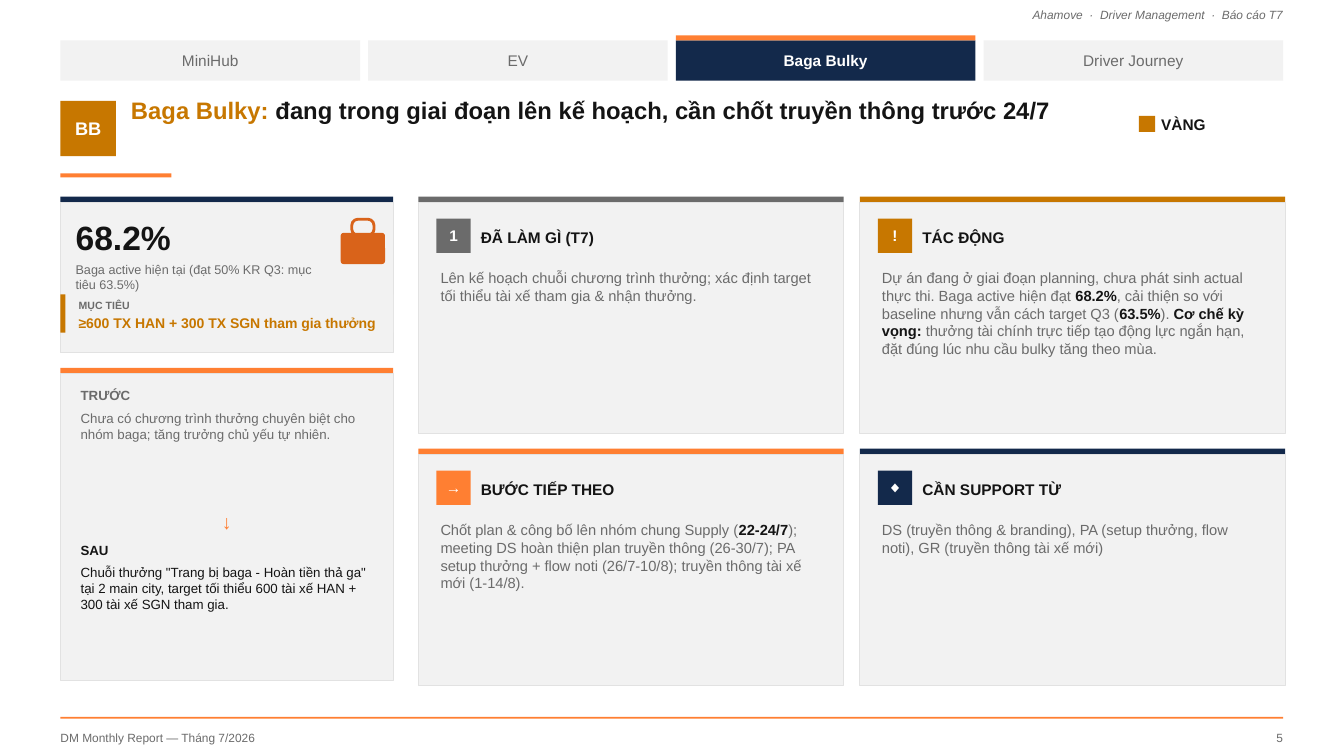
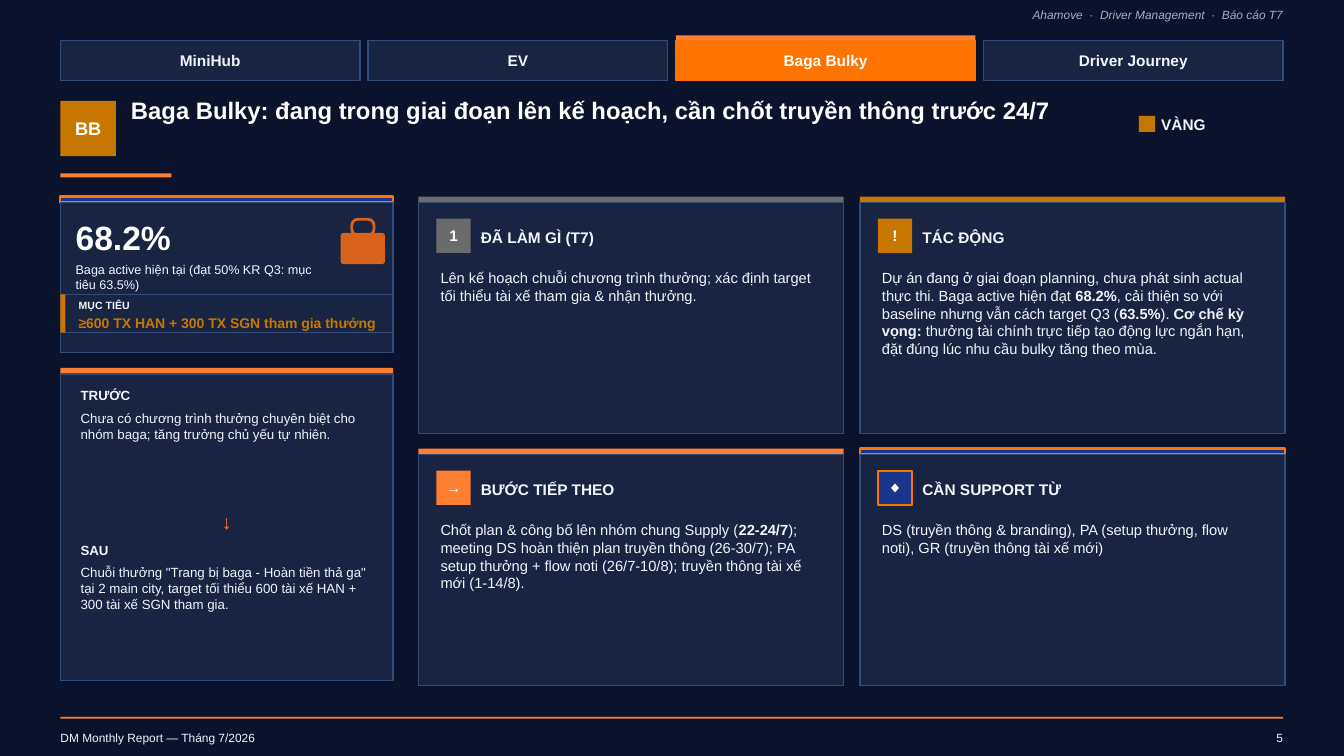
Before and after one commit to Khanhsnef/pulucowork, a slide deck: slide 6 of Data sources/BaoCao_ThangDM_T7_Core_v7_1.pptx. Drawn at 1344x756 pixels with LibreOffice and Linux fonts; fonts in the diff are those of the drawing. Boxes give left, top, right and bottom in pixels: in the first picture for what was removed or moved away, otherwise in the second. Text is boxed around its words. In the diff, an @@ line names an element or a change of style, - is before the commit and + after.

```diff
--- a/Data sources/BaoCao_ThangDM_T7_Core_v7_1.pptx
+++ b/Data sources/BaoCao_ThangDM_T7_Core_v7_1.pptx
@@ background #FFFFFF to #0B132C @@
@@ text "Ahamove · Driver Management · ..." at bbox=[1033, 10, 1283, 22]: text colour #6B6B6B to #A0AEC0 @@
@@ rectangle at bbox=[677, 40, 976, 81]: fill #13294B to #FF7300; outline none to #FF7300 1 pt @@
@@ text colour #6B6B6B to #F1F5F9, bold on in 3 elements at bbox=[180, 55, 241, 66], bbox=[508, 55, 529, 66], bbox=[1079, 55, 1188, 69] @@
@@ text "Baga Bulky: đang trong giai ..." at bbox=[131, 100, 1049, 124]: text colour #C77700 to #FFFFFF in "Baga Bulky:"; text colour #141414 to #FFFFFF in "đang trong giai đoạn lên kế hoạch, ..." @@
@@ text "68.2%" at bbox=[76, 226, 171, 251]: text colour #141414 to #FFFFFF @@
@@ text "Dự án đang ở giai ..." at bbox=[882, 272, 1244, 357]: text colour #6B6B6B to #F1F5F9 in "Dự án đang ở giai đoạn planning, ..."; text colour #141414 to #F1F5F9 in "68.2%, (63.5%). Cơ chế kỳ vọng:" @@
@@ fill #F2F2F2 to #182442; outline none to #324B78 1 pt in 4 elements at bbox=[60, 40, 360, 81], bbox=[368, 40, 667, 81], bbox=[984, 40, 1284, 81], bbox=[60, 294, 393, 333] @@
@@ fill #F2F2F2 to #182442; outline #E2E2E2 0.75 pt to #324B78 1 pt in 6 elements at bbox=[60, 203, 393, 353], bbox=[60, 374, 393, 681], bbox=[418, 203, 844, 434], bbox=[860, 203, 1286, 434], bbox=[418, 455, 844, 686], bbox=[860, 455, 1286, 686] @@
@@ fill #13294B to #1A368A; outline none to #FF7300 1.5 pt in 3 elements at bbox=[60, 197, 393, 203], bbox=[860, 449, 1286, 455], bbox=[878, 471, 912, 505] @@
@@ text colour #141414 to #F1F5F9 in 7 elements at bbox=[1161, 117, 1206, 130], bbox=[81, 545, 109, 555], bbox=[81, 567, 365, 612], bbox=[481, 230, 594, 246], bbox=[922, 230, 1004, 246], bbox=[481, 482, 615, 495], bbox=[922, 482, 1061, 495] @@
@@ text "Chốt plan & công bố ..." at bbox=[441, 524, 801, 591]: text colour #6B6B6B to #F1F5F9; text colour #141414 to #F1F5F9 in "(22-24/7);" @@
@@ text colour #6B6B6B to #F1F5F9 in 8 elements at bbox=[76, 265, 312, 292], bbox=[79, 301, 130, 311], bbox=[81, 390, 131, 400], bbox=[81, 413, 355, 442], bbox=[441, 272, 811, 304], bbox=[882, 524, 1228, 556], bbox=[60, 733, 254, 745], bbox=[1276, 733, 1283, 742] @@
```
Also in this commit, not shown: 10 other slides changed, 40 other files.
